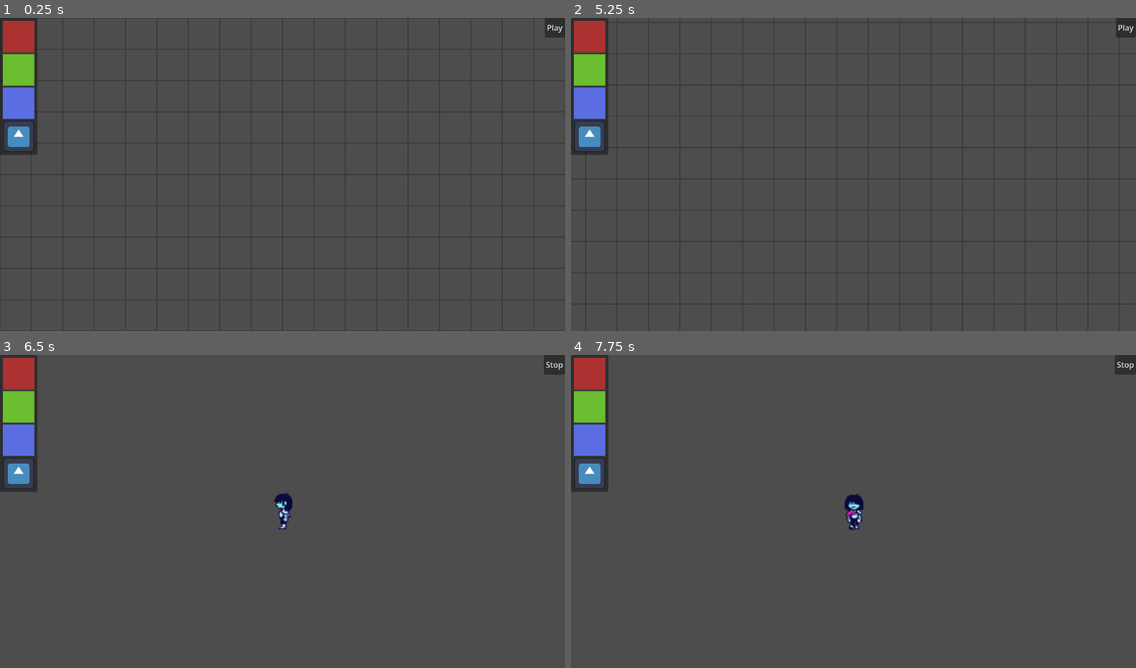
Above: before the commit, frames 1-4 (two rows, left to right).
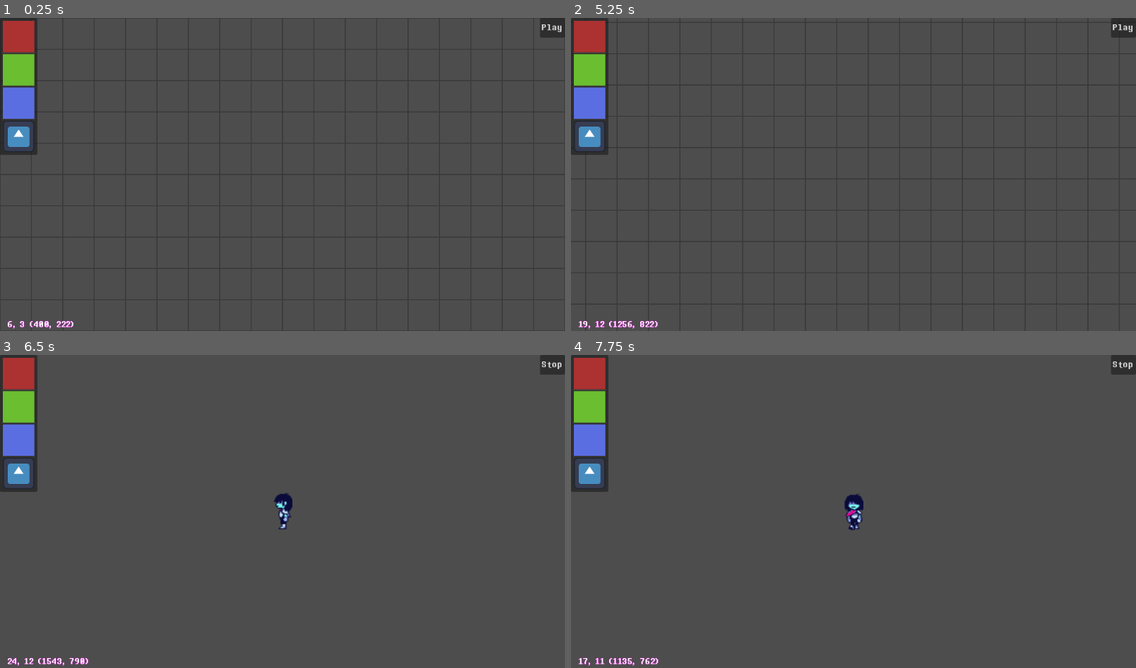
Above: after the commit, the same moments.

Repository: LunarTides/nutdealer
Game: Godot game, scene res://scenes/ui/creator/creator_dark_world_ui.tscn
Same seed, same stepped clock (60 frames per second), same inputs: the game is played once before the commit and once after it. The engine's default icon, where the game draws it, is replaced by a stand-in: a white triangle on a blue panel in a dark square.
Inputs (mouse positions are in pixels of both pictures, inside the frame that each line leads up to):
- Up to frame 1 (0.25 s): no input
- Up to frame 2 (5.25 s): click "Play" at 0.5 s; click "Stop" at 1.25 s; click "Play" at 2 s; tap Enter at 2.75 s; move the mouse to (977, 158) at 2.77 s; hold D (editor_pan_right) 2.78-3.53 s; click (977, 158) at 2.92 s; move the mouse to (740, 190) at 3.52 s; hold S (editor_pan_down) 3.53-4.28 s; click (740, 190) at 3.67 s; move the mouse to (910, 105) at 4.27 s; hold D (editor_pan_right) 4.28-5.03 s; click (910, 105) at 4.42 s; move the mouse to (825, 237) at 5.02 s; hold Shift (editor_pan_speed_up) from 5.03 s (still down); click (825, 237) at 5.17 s
- Up to frame 3 (6.5 s): tap Space at 5.75 s; move the mouse to (452, 558) at 5.77 s; release Shift (editor_pan_speed_up) at 5.78 s; hold A (editor_pan_left) from 5.78 s (still down); click (452, 558) at 5.92 s
- Up to frame 4 (7.75 s): move the mouse to (684, 464) at 6.52 s; click (684, 464) at 6.67 s; move the mouse to (881, 511) at 7.27 s; release A (editor_pan_left) at 7.28 s; hold S (editor_pan_down) from 7.28 s (still down); click (881, 511) at 7.42 s

The runs differ from the first frame. In frame 1, 0.2% of the frame differs, in the area x 1-100%, y 0-100%; in frame 2, 0.3%; in frame 3, 0.3%; in frame 4, 0.3%.

Commit message:
Add font and add mouse coords label

Diff:
--- a/project.godot
+++ b/project.godot
@@ -36,6 +36,10 @@
 window/stretch/mode="viewport"
 window/stretch/scale_mode="integer"
 window/size/mode.editor=0
+
+[gui]
+
+theme/custom_font="uid://cmpyjbc4q4y8o"
 
 [input]
 
--- a/scenes/ui/creator/creator_dark_world_ui.gd
+++ b/scenes/ui/creator/creator_dark_world_ui.gd
@@ -6,6 +6,7 @@
 @export_category("UI Nodes")
 @export var grid_hint: TextureRect
 @export var camera_2d: Camera2D
+@export var mouse_coords_label: Label
 
 var old_camera_2d_position: Vector2
 
@@ -40,6 +41,10 @@
 
 # Called every frame. 'delta' is the elapsed time since the previous frame.
 func _process(delta: float) -> void:
+	var mouse_pos: Vector2 = get_global_mouse_position()
+	var mouse_coords: Vector2i = Global.position_to_coords(mouse_pos)
+	mouse_coords_label.text = "%d, %d (%d, %d)" % [mouse_coords.x, mouse_coords.y, mouse_pos.x, mouse_pos.y]
+
 	if camera_2d.enabled:
 		# Camera panning
 		var true_pan_speed: float = pan_speed
--- a/scenes/ui/creator/creator_dark_world_ui.tscn
+++ b/scenes/ui/creator/creator_dark_world_ui.tscn
@@ -10,13 +10,18 @@
 [ext_resource type="Script" uid="uid://blw4xb5c07ylu" path="res://scenes/ui/creator/tiles.gd" id="6_6x1od"]
 [ext_resource type="Script" uid="uid://d14l50tq07wm3" path="res://scenes/ui/creator/actions.gd" id="8_x6nf5"]
 
-[node name="CreatorDarkWorldUI" type="Control" unique_id=1513349051 node_paths=PackedStringArray("grid_hint", "camera_2d")]
+[sub_resource type="LabelSettings" id="LabelSettings_847bk"]
+outline_size = 2
+outline_color = Color(0.92136914, 0.00056332233, 0.89856493, 1)
+
+[node name="CreatorDarkWorldUI" type="Control" unique_id=1513349051 node_paths=PackedStringArray("grid_hint", "camera_2d", "mouse_coords_label")]
 layout_mode = 3
 anchors_preset = 0
 script = ExtResource("1_847bk")
 pan_speed = 500.0
 grid_hint = NodePath("GridHint")
 camera_2d = NodePath("Camera2D")
+mouse_coords_label = NodePath("CanvasLayer/MouseCoordsLabel")
 
 [node name="Tiles" type="Control" parent="." unique_id=1473777667]
 anchors_preset = 0
@@ -67,6 +72,18 @@
 layout_mode = 2
 text = "Play"
 
+[node name="MouseCoordsLabel" type="Label" parent="CanvasLayer" unique_id=252066373]
+anchors_preset = 2
+anchor_top = 1.0
+anchor_bottom = 1.0
+offset_top = -23.0
+offset_right = 39.0
+grow_vertical = 0
+offset_transform_enabled = true
+offset_transform_position = Vector2(16, 0)
+text = "Mouse coords"
+label_settings = SubResource("LabelSettings_847bk")
+
 [connection signal="empty_clicked" from="CanvasLayer/TileChooser" to="CanvasLayer/TileChooser" method="_on_empty_clicked"]
 [connection signal="item_clicked" from="CanvasLayer/TileChooser" to="CanvasLayer/TileChooser" method="_on_item_clicked"]
 [connection signal="pressed" from="CanvasLayer/Actions/PlayButton" to="CanvasLayer/Actions" method="_on_play_button_pressed"]
Binary file added: assets/fonts/main.ttf
Not shown, added: assets/fonts/main.ttf.import
